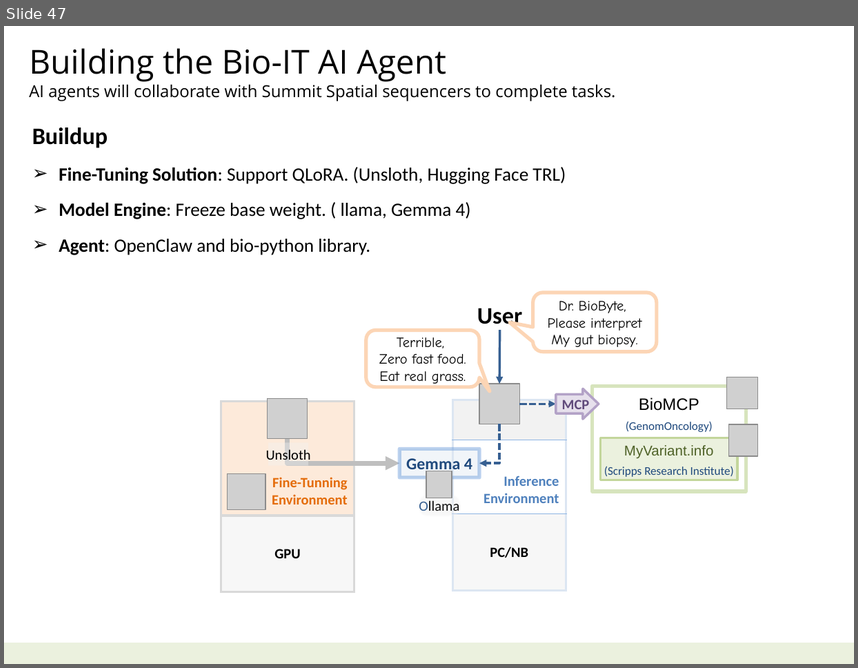
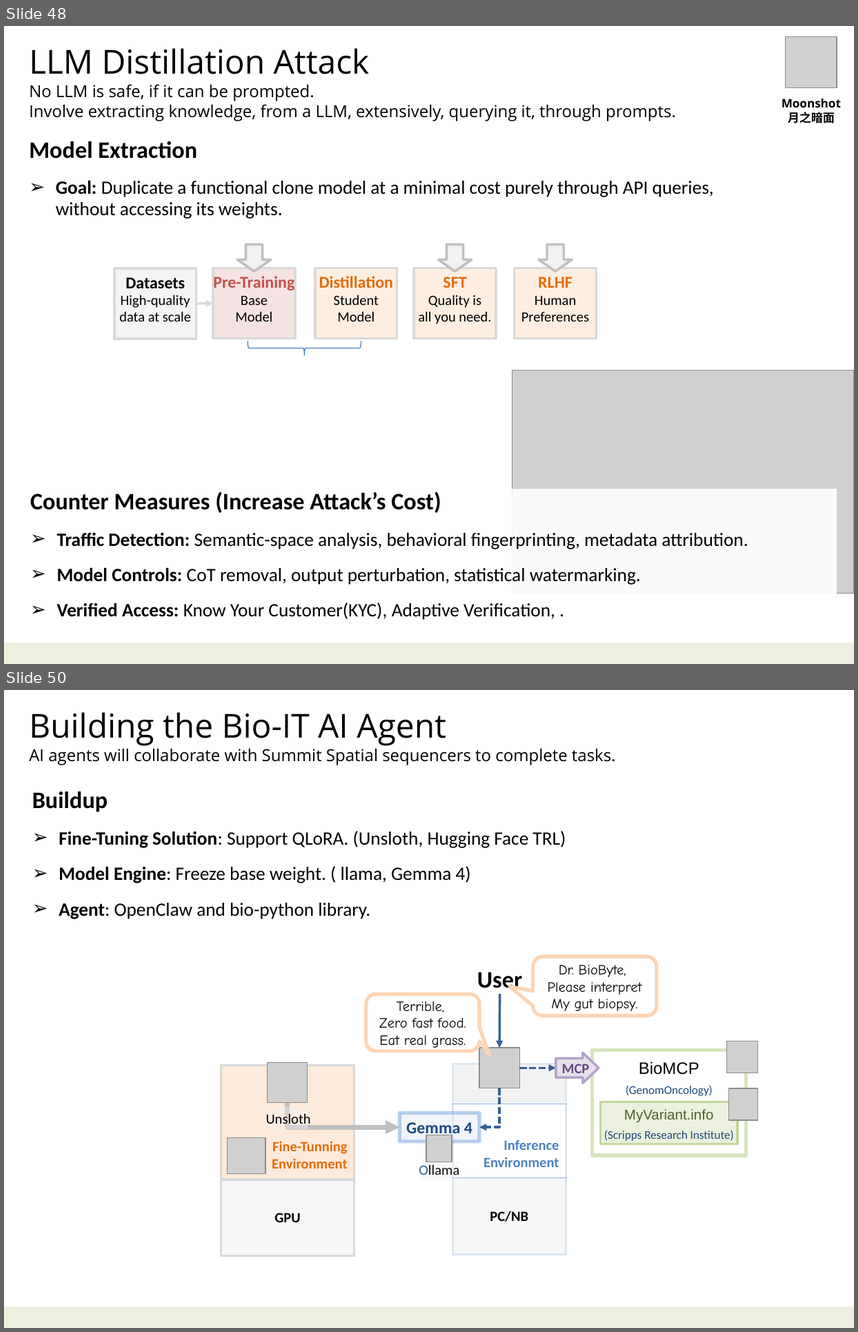
Before and after one commit to navibator/crazy-ai, a slide deck: ai.pptx. Shown one above the other, each under a label of ours: slide 47 before the commit, slides 48 and 50 after it; the slides between them are not shown. The pictures are 858x668 and 858x1332 pixels, drawn with LibreOffice and Linux fonts; fonts in the diff are those of the drawing; grey boxes stand for pictures. Boxes give left, top, right and bottom in pixels: in the first picture for what was removed or moved away, otherwise in the second. Text is boxed around its words. In the diff, an @@ line names an element or a change of style, - is before the commit and + after.

```diff
--- a/ai.pptx
+++ b/ai.pptx
@@ slide 48 added at [4,26,854,664], background #FFFFFF; not listed: 1 template element that a slide beside it also shows @@
@@ picture added at [785,37,836,88] @@
@@ text added at [29,48,676,121], 14 pt, text #000000 @@
+LLM Distillation Attack
+No LLM is safe, if it can be prompted.
+Involve extracting knowledge, from a LLM, extensively, querying it, through prompts.
@@ text added at [782,98,841,123], 10 pt, text #000000, bold @@
+Moonshot
+月之暗面
@@ text added at [29,141,714,219], 16 pt, text #000000 @@
+Model Extraction
+➢ Goal: Duplicate a functional clone model at a minimal cost purely through API queries, without accessing its weights.
@@ down arrow added at [238,245,271,271], fill #F2F2F2, outline #BFBFBF 2 pt @@
@@ down arrow added at [439,245,472,271], fill #F2F2F2, outline #BFBFBF 2 pt @@
@@ down arrow added at [539,245,572,271], fill #F2F2F2, outline #BFBFBF 2 pt @@
@@ rectangle added at [114,268,196,339], fill #F2F2F2 at 80% opacity, outline #D9D9D9 2 pt, 12 pt, text #000000 @@
+Datasets
+High-quality
+data at scale
@@ rectangle added at [213,268,294,339], fill #F2DCDB at 80% opacity, outline #D9D9D9 2 pt, 14 pt, text #C0504D, bold @@
+Pre-Training
+Base
+Model
@@ rectangle added at [315,268,397,339], fill #FDEADA at 80% opacity, outline #D9D9D9 2 pt, 14 pt, text #E46C0A, bold @@
+Distillation
+Student
+Model
@@ rectangle added at [414,268,495,339], fill #FDEADA at 80% opacity, outline #D9D9D9 2 pt, 12 pt, text #000000 @@
+SFT
+Quality is
+all you need.
@@ rectangle added at [514,268,595,339], fill #FDEADA at 80% opacity, outline #D9D9D9 2 pt, 12 pt, text #000000 @@
+RLHF
+Human
+Preferences
@@ arrow added from (196, 303) to (213, 303), #D9D9D9 2 pt @@
@@ right brace added at [248,341,361,355], outline #4B7EBC 0.75 pt @@
@@ picture added at [513,370,854,592] @@
@@ text added at [30,492,748,619], 16 pt, text #000000 @@
+Counter Measures (Increase Attack’s Cost)
+➢ Traffic Detection: Semantic-space analysis, behavioral fingerprinting, metadata attribution.
+➢ Model Controls: CoT removal, output perturbation, statistical watermarking.
+➢ Verified Access: Know Your Customer(KYC), Adaptive Verification, .
@@ what was slide 47 is now slide 50 @@
```
Also in this commit, not shown: 2 slides changed, 3 other slides added, 1 slide removed.
